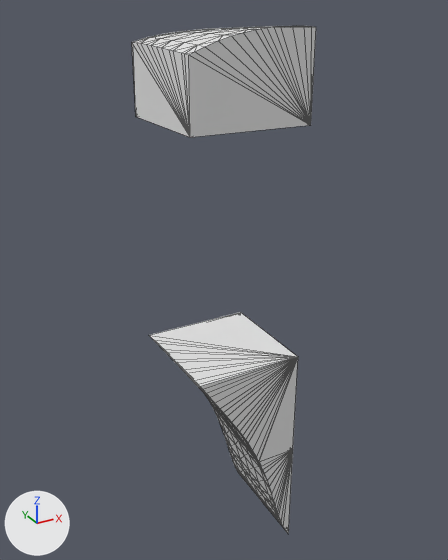
A saved change to the glTF model assets/terrain/surface_pieces/surf_1_28.glb.
The view is the same before and after, from a 50 mm camera at (-114.22, -54.13, -25.97) aimed at (-102.07, -32.03, -37.02). Lighting does not change. The marker at lower left points along +X, +Y and +Z. The first picture is the older version. Mesh edges are drawn as thin lines. Where no turn or scale is listed for an object, it has been applied to the vertices.

Script lines for the objects in view, before the commit:
```python
me_layer_0 = bpy.data.meshes.new('layer_0')
me_layer_0.from_pydata(...)  # 84 vertices, 164 faces; spans x -105.0..-100.0, y -35.0..-30.0, z -30.0..-26.56
me_layer_3 = bpy.data.meshes.new('layer_3')
me_layer_3.from_pydata(...)  # 102 vertices, 200 faces; spans x -104.97..-100.0, y -35.0..-30.0, z -45.0..-40.0
me_layer_4 = bpy.data.meshes.new('layer_4')
me_layer_4.from_pydata(...)  # 92 vertices, 180 faces; spans x -101.87..-100.0, y -35.0..-30.0, z -50.0..-45.0
ob_layer_0 = bpy.data.objects.new('layer_0', me_layer_0)
ob_layer_0.location = (0.0, 0.0, 0.0)
ob_layer_3 = bpy.data.objects.new('layer_3', me_layer_3)
ob_layer_3.location = (0.0, 0.0, 0.0)
ob_layer_4 = bpy.data.objects.new('layer_4', me_layer_4)
ob_layer_4.location = (0.0, 0.0, 0.0)
```
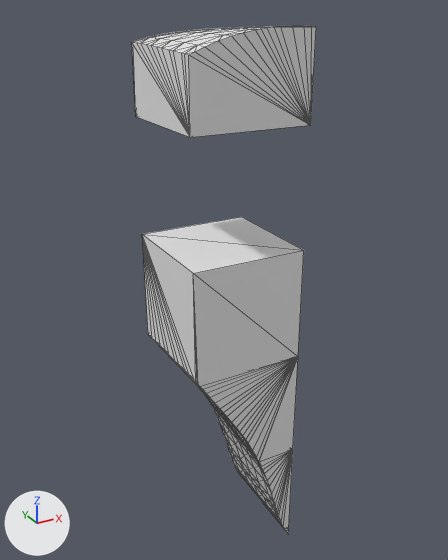
What differs and where, as boxes (x1, y1, x2, y2) in the pictures (448 x 560 px):
'layer_2', added
    after: (142, 217, 304, 387)

Diff of the bpy script that builds the scene:
```diff
--- a/assets/terrain/surface_pieces/surf_1_28.glb.py
+++ b/assets/terrain/surface_pieces/surf_1_28.glb.py
@@ me_layer_2 @@
+me_layer_2.from_pydata(...)  # 30 vertices, 56 faces; spans x -105.0..-100.0, y -35.0..-30.0, z -40.0..-35.0
@@ ob_layer_2 @@
+ob_layer_2 = bpy.data.objects.new('layer_2', me_layer_2)
+ob_layer_2.location = (0.0, 0.0, 0.0)
```
